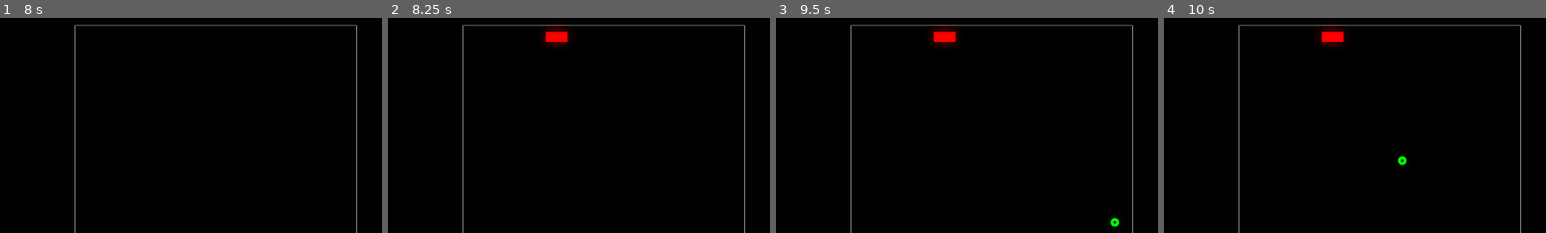
Above: before the commit, frames 1-4 (left to right).
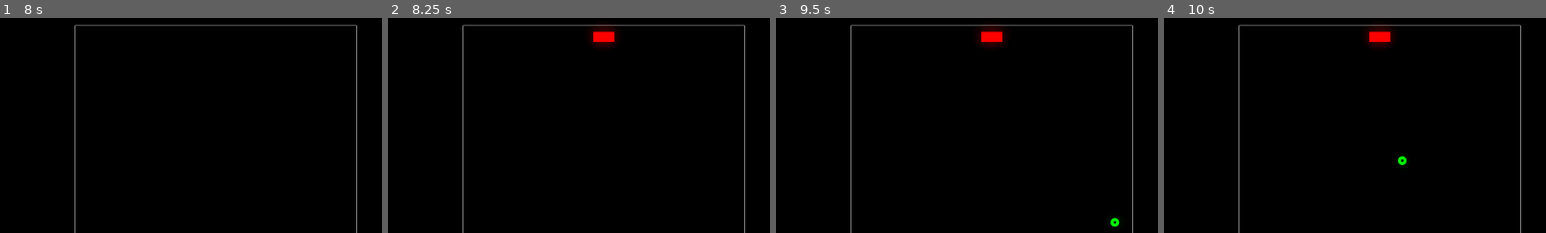
Above: after the commit, the same moments.

Repository: Germenzi/Infinitoid
Game: Godot game, scene res://scenes/main.tscn
Same seed, same stepped clock (60 frames per second), same inputs: the game is played once before the commit and once after it.
Inputs (mouse positions are % of the whole screen's width and height, from its top left):
- Up to frame 1 (8 s): click "Play" at 0.5 s; tap Space at 1.25, 2, 3.5, 5 s; move the mouse to (72, 45) at 1.27 s; hold Up (ui_up) 1.28-2 s; tap O every 1.5 s from 1.35 to 7.35 s; click (72, 45) at 1.42 s; drag from (30, 55) to (45, 70) at 2.02 s; tap Enter at 2.75, 4.25 s; move the mouse to (60, 28) at 2.77 s; hold Up (ui_up) 2.78-3.5 s; drag from (45, 70) to (20, 35) at 3.52 s; move the mouse to (80, 65) at 4.27 s; hold Down (ui_down) 4.28-5 s; drag from (20, 35) to (35, 25) at 5.02 s; move the mouse to (55, 50) at 5.77 s; hold Down (ui_down) 5.78-6.5 s; click (55, 50) at 5.92 s; drag from (35, 25) to (30, 55) at 6.52 s; move the mouse to (72, 45) at 7.27 s; hold Up (ui_up) from 7.28 s (still down)
- Up to frame 2 (8.25 s): release Up (ui_up) at 8 s; drag from (30, 55) to (45, 70) at 8.02 s
- Up to frame 3 (9.5 s): move the mouse to (60, 28) at 8.77 s; hold Down (ui_down) from 8.78 s (still down); tap O at 8.85 s
- Up to frame 4 (10 s): release Down (ui_down) at 9.5 s; drag from (45, 70) to (20, 35) at 9.52 s
The pictures show only the part of the screen within x 22-72%, y 5-55%; the shares and areas given below are measured in that part.

Frame 1 is identical in both runs. In frame 2, 1.2% of the frame differs, in the area x 40-60%, y 3-14%; in frame 3, 1.2%; in frame 4, 1.2%.

Commit message:
add sounds and music

Diff:
--- /dev/null
+++ b/bgmusic.tscn
@@ -0,0 +1,20 @@
+[gd_scene format=3 uid="uid://dm2ganu3to5yr"]
+
+[ext_resource type="AudioStream" uid="uid://bgcq3wri78ke2" path="res://bgmusic.wav" id="1_p34rl"]
+
+[sub_resource type="GDScript" id="GDScript_lqd3d"]
+resource_name = "ghfghfgh"
+script/source = "extends AudioStreamPlayer
+
+
+func _on_finished() -> void:
+	play()
+"
+
+[node name="Bgmusic" type="AudioStreamPlayer" unique_id=1282489736]
+process_mode = 3
+stream = ExtResource("1_p34rl")
+autoplay = true
+script = SubResource("GDScript_lqd3d")
+
+[connection signal="finished" from="." to="." method="_on_finished"]
--- a/project.godot
+++ b/project.godot
@@ -23,6 +23,7 @@
 [autoload]
 
 GlobalSettings="*res://scripts/GlobalSettingsAutoload.gd"
+Bgmusic="uid://dm2ganu3to5yr"
 
 [debug]
 
--- a/scenes/arcanoid_game.tscn
+++ b/scenes/arcanoid_game.tscn
@@ -4,6 +4,12 @@
 [ext_resource type="Script" uid="uid://c2xkfwv7iin1c" path="res://scripts/GameState.gd" id="3_6rb05"]
 [ext_resource type="Texture2D" uid="uid://bofaprp8v1um2" path="res://arrow-left.png" id="3_s7i4b"]
 [ext_resource type="PackedScene" uid="uid://6folc8h7iqa7" path="res://scenes/game_over_screen.tscn" id="4_47ygy"]
+[ext_resource type="AudioStream" uid="uid://g7n3m1gf8n4j" path="res://blockhit.wav" id="5_nj15i"]
+[ext_resource type="AudioStream" uid="uid://comybhvivoypm" path="res://platformbounce.wav" id="6_o432w"]
+[ext_resource type="AudioStream" uid="uid://t0j563dkqn0e" path="res://wallhit.wav" id="7_hggqk"]
+[ext_resource type="AudioStream" uid="uid://c3yitwqbqxo0k" path="res://balllaunch.wav" id="8_kbkna"]
+[ext_resource type="AudioStream" uid="uid://0m0gt1tkejq" path="res://ballfall.wav" id="9_bf4qk"]
+[ext_resource type="AudioStream" uid="uid://42vucwlfh0og" path="res://gameover.mp3" id="10_s1rvj"]
 
 [sub_resource type="GDScript" id="GDScript_0ixw8"]
 resource_name = "main"
@@ -131,6 +137,10 @@
 
 func _on_state_waiting_for_damage() -> void:
 	(%LaunchBallHint as Label).hide()
+
+	(%BallfallSound as AudioStreamPlayer).pitch_scale = 1.2 + (randf() - 0.5) / 2
+	(%BallfallSound as AudioStreamPlayer).play()
+
 	var old_color : Color = GlobalSettings.game_config.playing_area_rect_color
 	var tween := create_tween()
 	tween.tween_property( GlobalSettings.game_config, \"playing_area_rect_color\",
@@ -155,6 +165,10 @@
 	if Input.is_action_just_pressed(\"platform_launch_ball\"):
 		var launch_direction : Vector2 = (_game_state.ball_position - _game_state.platform_rect.rect.get_center()).normalized()
 		_game_state.ball_velocity = launch_direction*_game_state.ball_velocity.length()
+
+		(%BalllaunchSound as AudioStreamPlayer).pitch_scale = 1.2 + (randf() - 0.5) / 2
+		(%BalllaunchSound as AudioStreamPlayer).play()
+
 		_state_machine.go_state(CONTROLLING_BALL_STATE)
 
 
@@ -256,6 +270,7 @@
 func _on_health_expired() -> void:
 	(%GameOverScreen as GameOverScreenUIApi).show()
 	(%GameOverScreen as GameOverScreenUIApi).set_score(_game_state.score)
+	(%GameoverSound as AudioStreamPlayer).play()
 	get_tree().paused = true
 
 
@@ -294,12 +309,18 @@
 			banned_rects_sides = ArcanoidGeometry.RectGroupBannedSides.new()
 			banned_rects_sides.ban_side(earliest_collision.collision_rect, earliest_collision.collided_rect_side)
 
+			(%WallhitSound as AudioStreamPlayer).pitch_scale = 1.2 + (randf() - 0.5) / 2
+			(%WallhitSound as AudioStreamPlayer).play()
+
 		elif earliest_collision.collision_rect == platform_rect:
 			_game_state.ball_velocity = (_game_state.ball_position-_game_state.platform_rect.rect.get_center()-Vector2(0, 20)).normalized() * _game_state.ball_velocity.length()
 			_game_state.ball_position.y = _game_state.platform_rect.rect.position.y-_game_state.ball_radius-2.0
 			_on_ball_platform_collision.call_deferred()
 			banned_rects_sides = ArcanoidGeometry.RectGroupBannedSides.new()
 			banned_rects_sides.ban_side(earliest_collision.collision_rect, earliest_collision.collided_rect_side)
+
+			(%PlatformBounceSound as AudioStreamPlayer).pitch_scale = 1.2 + (randf() - 0.5) / 2
+			(%PlatformBounceSound as AudioStreamPlayer).play()
 
 		else: # block collide
 			if (earliest_collision.collision_rect as ArcanoidBlock).hp <= 1:
@@ -313,6 +334,9 @@
 			_game_state.score += 1
 			banned_rects_sides = ArcanoidGeometry.RectGroupBannedSides.new()
 			banned_rects_sides.ban_side(earliest_collision.collision_rect, earliest_collision.collided_rect_side)
+
+			(%BlockhitSound as AudioStreamPlayer).pitch_scale = 1.0 + (randf() - 0.5) / 2
+			(%BlockhitSound as AudioStreamPlayer).play()
 
 	# hardcoded bugfix, when ball super rarely just ignore walls
 	var bounds_rect : Rect2 = Rect2(Vector2.ZERO, GlobalSettings.game_config.playing_area_size)
@@ -517,6 +541,38 @@
 [node name="WorldEnvironment" type="WorldEnvironment" parent="." unique_id=2092726851]
 environment = SubResource("Environment_a6df3")
 
+[node name="Node" type="Node" parent="." unique_id=294362418]
+process_mode = 3
+
+[node name="BlockhitSound" type="AudioStreamPlayer" parent="Node" unique_id=1728506531]
+unique_name_in_owner = true
+stream = ExtResource("5_nj15i")
+max_polyphony = 10
+
+[node name="PlatformBounceSound" type="AudioStreamPlayer" parent="Node" unique_id=142586327]
+unique_name_in_owner = true
+stream = ExtResource("6_o432w")
+volume_db = -15.053
+
+[node name="WallhitSound" type="AudioStreamPlayer" parent="Node" unique_id=1018938858]
+unique_name_in_owner = true
+stream = ExtResource("7_hggqk")
+max_polyphony = 3
+
+[node name="BalllaunchSound" type="AudioStreamPlayer" parent="Node" unique_id=1819502574]
+unique_name_in_owner = true
+stream = ExtResource("8_kbkna")
+volume_db = -13.684
+
+[node name="BallfallSound" type="AudioStreamPlayer" parent="Node" unique_id=415397610]
+unique_name_in_owner = true
+stream = ExtResource("9_bf4qk")
+
+[node name="GameoverSound" type="AudioStreamPlayer" parent="Node" unique_id=657075598]
+unique_name_in_owner = true
+stream = ExtResource("10_s1rvj")
+volume_db = -12.316
+
 [connection signal="draw" from="Drawer" to="GameController" method="_on_drawer_draw"]
 [connection signal="main_menu_button_pressed" from="GUI/GameOverScreen" to="GUI" method="_on_game_over_screen_main_menu_button_pressed"]
 [connection signal="restart_button_pressed" from="GUI/GameOverScreen" to="GUI" method="_on_game_over_screen_restart_button_pressed"]
Not shown, added: ballfall.wav.import
Not shown, added: balllaunch.wav.import
Not shown, added: bgmusic.wav.import
Not shown, added: blockhit.wav.import
Not shown, added: gameover.mp3.import
Not shown, added: platformbounce.wav.import
Not shown, added: wallhit.wav.import
Not shown, added: ballfall.wav
Not shown, added: balllaunch.wav
Not shown, added: bgmusic.wav
Not shown, added: blockhit.wav
Not shown, added: gameover.mp3
(and 2 more such lines)
